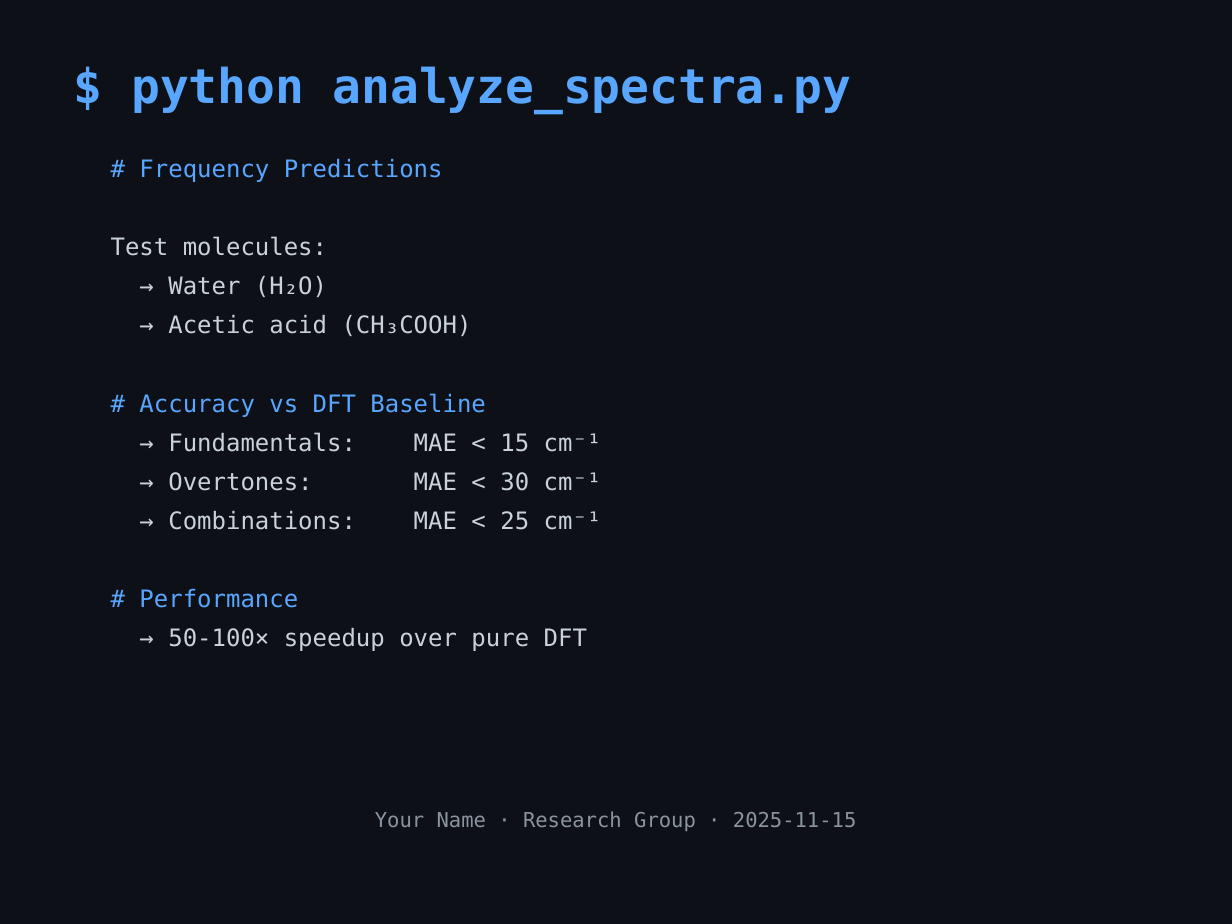
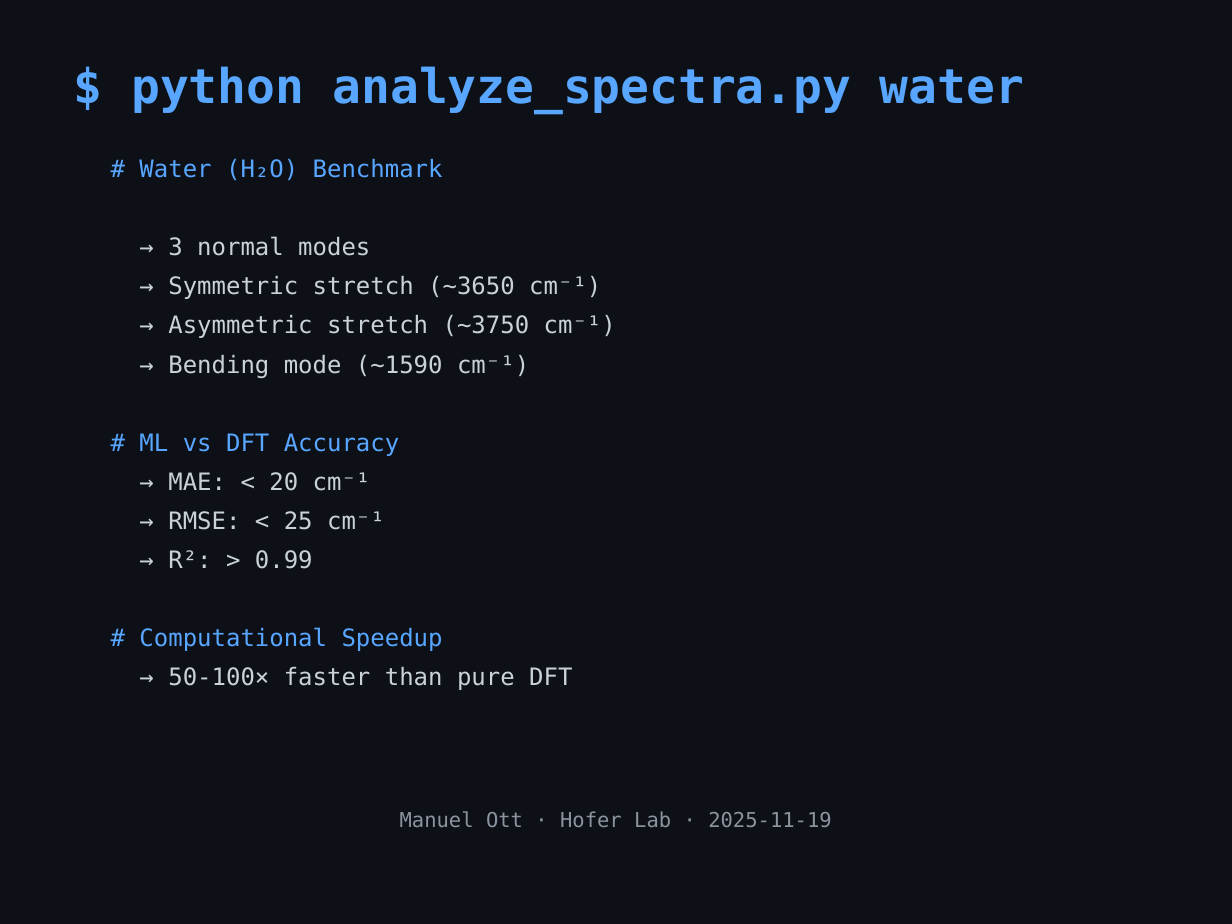
Before and after one commit to mott91/mace_gaussian_interface, a slide deck: slide 8 of presentation/mace_gaussian_presentation.pptx. Drawn at 1232x924 pixels with LibreOffice and Linux fonts; fonts in the diff are those of the drawing. Boxes give left, top, right and bottom in pixels: in the first picture for what was removed or moved away, otherwise in the second. Text is boxed around its words. In the diff, an @@ line names an element or a change of style, - is before the commit and + after.

```diff
--- a/presentation/mace_gaussian_presentation.pptx
+++ b/presentation/mace_gaussian_presentation.pptx
@@ text at box(131, 66, 1024, 114): text changed @@
-$ python analyze_spectra.py
+$ python analyze_spectra.py water
@@ text at box(139, 158, 616, 690): text changed @@
-# Frequency Predictions
-Test molecules:
-→ Water (H₂O)
-→ Acetic acid (CH₃COOH)
-# Accuracy vs DFT Baseline
-→ Fundamentals: MAE < 15 cm⁻¹
-→ Overtones: MAE < 30 cm⁻¹
-→ Combinations: MAE < 25 cm⁻¹
-# Performance
-→ 50-100× speedup over pure DFT
+# Water (H₂O) Benchmark
+→ 3 normal modes
+→ Symmetric stretch (~3650 cm⁻¹)
+→ Asymmetric stretch (~3750 cm⁻¹)
+→ Bending mode (~1590 cm⁻¹)
+# ML vs DFT Accuracy
+→ MAE: < 20 cm⁻¹
+→ RMSE: < 25 cm⁻¹
+→ R²: > 0.99
+# Computational Speedup
+→ 50-100× faster than pure DFT
@@ text at box(400, 811, 831, 827): text changed @@
-Your Name · Research Group · 2025-11-15
+Manuel Ott · Hofer Lab · 2025-11-19
```
Also in this commit, not shown: 9 other slides changed, 1 slide added, 1 slide removed, 1 other file.
